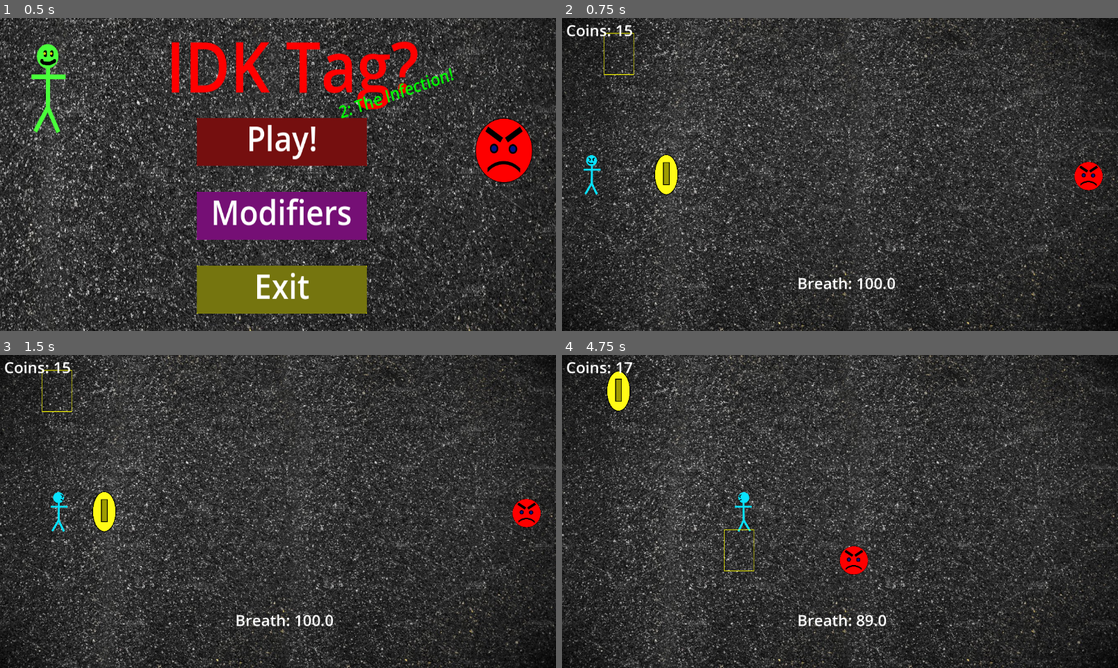
Above: before the commit, frames 1-4 (two rows, left to right).
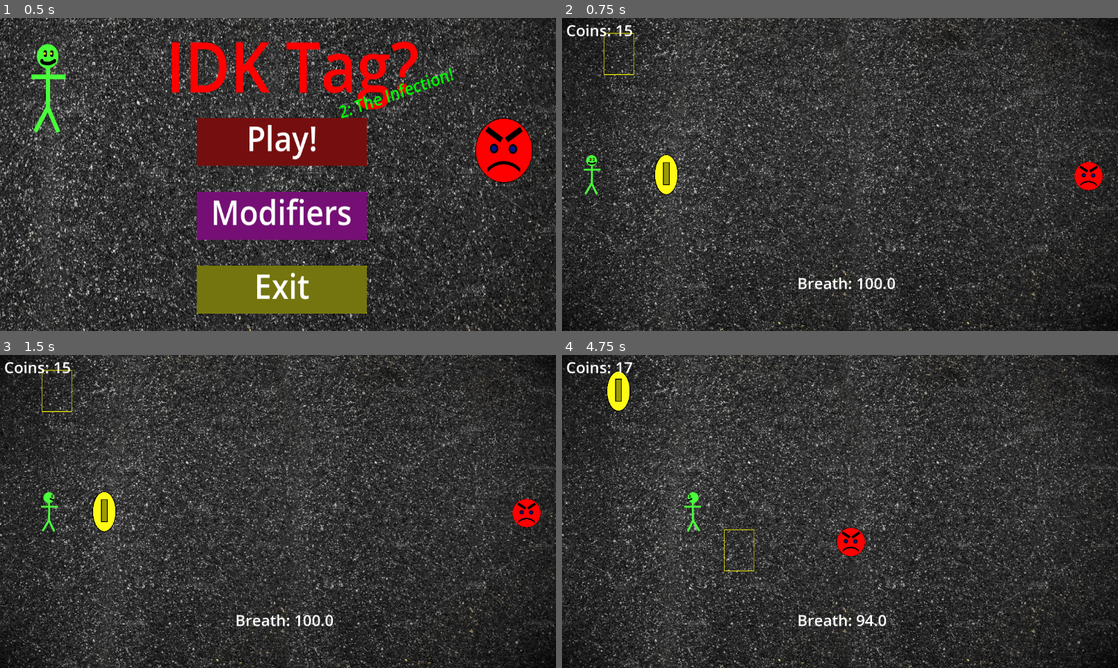
Above: after the commit, the same moments.

Repository: iiAzui/IDK-Tag-2-The-Infection
Game: Godot game, scene res://main_menu.tscn
Two runs of this game, one before a commit and one after it. Both use one fixed random seed, a clock stepped at 60 frames per second and the inputs below.
Inputs:
- Up to frame 1 (0.5 s): no input
- Up to frame 2 (0.75 s): click "Play!" at 0.5 s
- Up to frame 3 (1.5 s): tap Enter at 1.25 s; hold D (Right) from 1.28 s (still down); hold Space (Breath) from 1.28 s (still down)
- Up to frame 4 (4.75 s): release D (Right) at 2.03 s; release Space (Breath) at 2.03 s; hold S (Down) 2.03-2.78 s; tap Space (Breath) at 2.1, 3.6 s; hold D (Right) 2.78-3.53 s; hold Space (Breath) 2.78-3.53 s; hold W (Up) 3.53-4.28 s; hold A (Left) from 4.28 s (still down); hold Space (Breath) from 4.28 s (still down)

Frame 1 is identical in both runs. In frame 2, 0.1% of the frame differs, in the area x 3-7%, y 43-57%; in frame 3, 0.3%; in frame 4, 1.0%, in the area x 21-57%, y 43-87%.

Commit message:
small fixes

Diff:
--- a/Scripts/bully.gd
+++ b/Scripts/bully.gd
@@ -39,7 +39,7 @@
 					elif Global.mode == 2:
 						speed = randi_range(400,520)
 					elif Global.mode == 3:
-						speed = randi_range(480,800)
+						speed = randi_range(480,600)
 				"Bill":
 					get_node("Sprite2D").texture = bill
 					chasing = true
--- a/Scripts/inbetween.gd
+++ b/Scripts/inbetween.gd
@@ -18,6 +18,9 @@
 			get_node("You Lost").visible = true
 			get_node("Suffocate").visible = false
 			get_node("Tagged").visible = false
+			if Global.mode == 3:
+				Global.Unlocks[7] = 1
+				Global.Unlocks[1] = 1
 
 		3:
 			get_node("You Win").visible = false
--- a/Scripts/main_menu.gd
+++ b/Scripts/main_menu.gd
@@ -12,16 +12,17 @@
 		for thing in file.get_var():
 			Global.Unlocks[index] = thing
 			index += 1
+		#Global.Unlocks = [1,0,0,0,0,0,1,0,0,0,0,0]
 		file.close()
 
 	else:
 		var file = FileAccess.open(SAVE, FileAccess.WRITE)
 		file.store_var([1,0,0,0,0,0,1,0,0,0,0,0])
+		Global.Unlocks = [1,0,0,0,0,0,1,0,0,0,0,0]
 		file.close()
 	index = 0
 	for thing in Global.Unlocks:
 		if thing == 1:
-			print(index, thing, unlocks[index])
 			if index > 5:
 				var unmatched = true
 				while unmatched:
@@ -122,7 +123,7 @@
 
 func _on_exit_pressed() -> void:
 	var file = FileAccess.open(SAVE, FileAccess.WRITE)
-	file.store_var([1,0,0,0,0,0,1,0,0,0,0,0])
-	#file.store_var(Global.Unlocks)
+	#file.store_var([1,0,0,0,0,0,1,0,0,0,0,0])
+	file.store_var(Global.Unlocks)
 	file.close()
 	get_tree().quit()
--- a/global.gd
+++ b/global.gd
@@ -5,10 +5,10 @@
 var winlose = 0
 var breath = 100
 var Bully = "Redson"
-var Player = "Conner"
+var Player = "Bob"
 
 var PBPos = Vector2(96,176)
 var BBPos = Vector2(1080,176)
 
 var Unlocks = [1,0,0,0,0,0,1,0,0,0,0,0]
-#Runners:Bob 2 3 4 5 6 Bullies:Redson Bill 3 4 5 6s
+#Runners:Bob Conner 3 4 5 6 Bullies:Redson Bill 3 4 5 6
